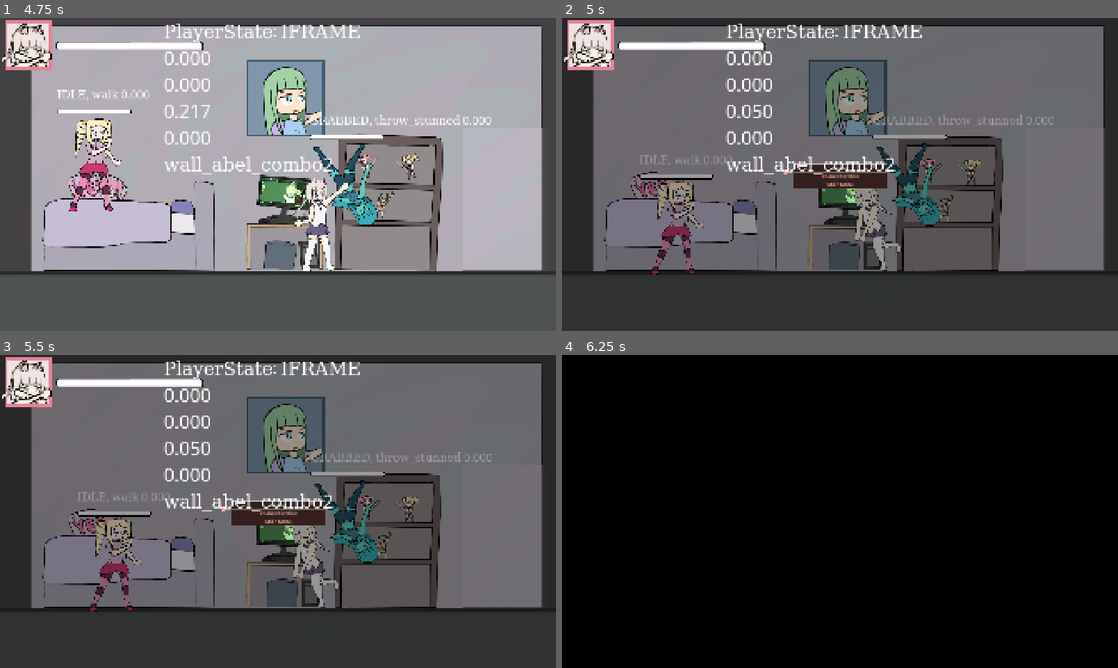
Above: before the commit, frames 1-4 (two rows, left to right).
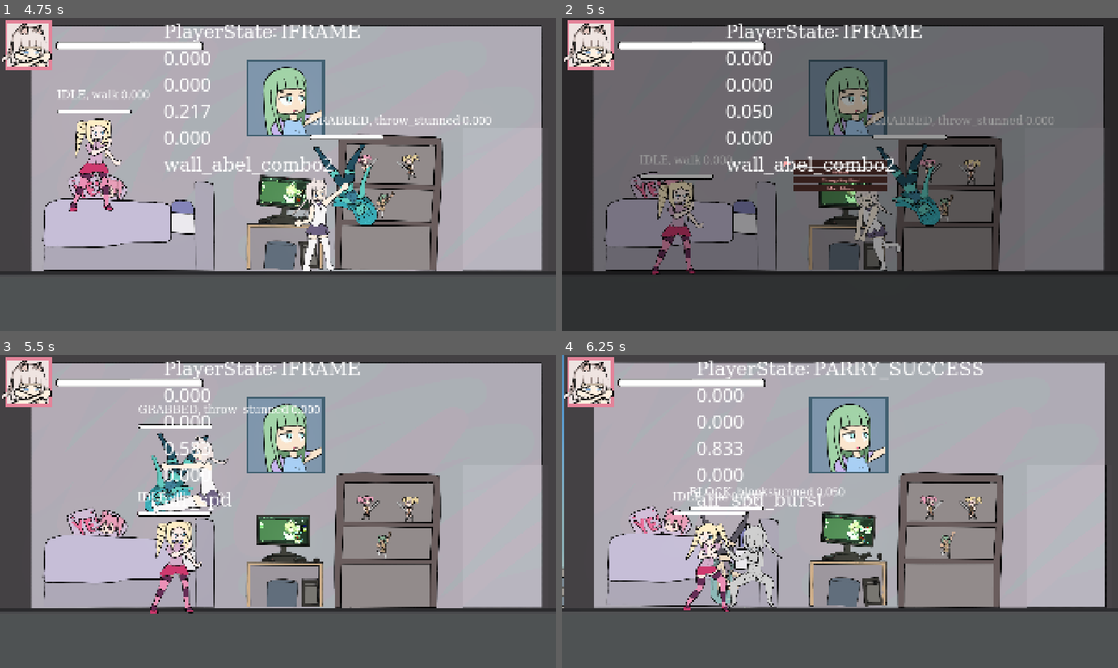
Above: after the commit, the same moments.

Repository: BeatMil/AnimuFight
Game: Godot game, scene res://scenes/main_menu.tscn
The game is run twice, just before and just after one commit, with the same random seed, the same clock (stepped at 60 frames per second) and the same inputs.
Inputs (mouse positions are in pixels of both pictures, inside the frame that each line leads up to):
- Up to frame 1 (4.75 s): click "Start" at 0.5 s; tap Enter (ui_accept) at 1.25, 1.52, 2.27, 3.77, 4.52 s; move the mouse to (400, 158) at 1.27 s; hold , (execute) 1.28-2.03 s; hold D (right) 1.28-2.78 s; click (400, 158) at 1.42 s; tap U (grab) at 1.55, 2.1, 3.05, 4.55 s; move the mouse to (166, 190) at 2.02 s; tap , (execute) at 2.3, 3.8 s; move the mouse to (333, 105) at 2.77 s; hold A (left) 2.78-3.53 s; hold Space (block) 2.78-3.53 s; move the mouse to (250, 237) at 3.52 s; hold D (right) from 3.53 s (still down); tap L (dodge) at 3.6 s; click (250, 237) at 3.67 s; move the mouse to (444, 221) at 4.27 s; hold , (execute) from 4.28 s (still down)
- Up to frame 2 (5 s): keep holding D (right); keep holding , (execute); tap Escape (pause) at 4.9 s
- Up to frame 3 (5.5 s): release D (right) at 5 s; release , (execute) at 5 s; click (278, 498) at 5 s, where only the run after the commit has a clickable "Resume"
- Up to frame 4 (6.25 s): click (840, 505) at 5.75 s, where only the run before the commit has a clickable "Restart"

Frame 1 is identical in both runs. In frame 2, 0.9% of the frame differs, in the area x 39-59%, y 45-56%; in frame 3, 94%; in frame 4, 99%, in the area x 0-100%, y 0-100%.

Commit message:
Add resume button

Diff:
--- a/nodes/ui/restart_menu.tscn
+++ b/nodes/ui/restart_menu.tscn
@@ -39,9 +39,13 @@
 grow_vertical = 2
 alignment = 1
 
+[node name="ResumeButton" parent="VBoxContainer" instance=ExtResource("2_241t5")]
+layout_mode = 2
+focus_neighbor_top = NodePath("../MainMenuButton")
+text = "Resume"
+
 [node name="RestartButton" parent="VBoxContainer" instance=ExtResource("2_241t5")]
 layout_mode = 2
-focus_neighbor_top = NodePath("../MainMenuButton")
 text = "Restart"
 
 [node name="KeyBindButton" parent="VBoxContainer" instance=ExtResource("2_241t5")]
@@ -62,6 +66,7 @@
 visible = false
 layout_mode = 1
 
+[connection signal="pressed" from="VBoxContainer/ResumeButton" to="." method="_on_resume_button_pressed"]
 [connection signal="pressed" from="VBoxContainer/RestartButton" to="." method="_on_restart_button_pressed"]
 [connection signal="pressed" from="VBoxContainer/KeyBindButton" to="." method="_on_key_bind_button_pressed"]
 [connection signal="pressed" from="VBoxContainer/MainMenuButton" to="." method="_on_main_menu_button_pressed"]
--- a/nodes/ui/training_menu.tscn
+++ b/nodes/ui/training_menu.tscn
@@ -41,9 +41,13 @@
 size_flags_horizontal = 3
 alignment = 1
 
+[node name="ResumeButton" parent="VBoxContainer/VBoxContainerL" instance=ExtResource("2_lieai")]
+layout_mode = 2
+focus_neighbor_top = NodePath("../MainMenuButton")
+text = "Resume"
+
 [node name="Enemy1Button" parent="VBoxContainer/VBoxContainerL" instance=ExtResource("2_lieai")]
 layout_mode = 2
-focus_neighbor_top = NodePath("../MainMenuButton")
 text = "Enemy1"
 
 [node name="Enemy2Button" parent="VBoxContainer/VBoxContainerL" instance=ExtResource("2_lieai")]
@@ -74,7 +78,7 @@
 
 [node name="MainMenuButton" parent="VBoxContainer/VBoxContainerL" instance=ExtResource("2_lieai")]
 layout_mode = 2
-focus_neighbor_bottom = NodePath("../Enemy1Button")
+focus_neighbor_bottom = NodePath("../ResumeButton")
 text = "Main Menu"
 
 [node name="KeyBindMenu" parent="." instance=ExtResource("3_x861g")]
@@ -85,6 +89,7 @@
 unique_name_in_owner = true
 position = Vector2(557, 452)
 
+[connection signal="pressed" from="VBoxContainer/VBoxContainerL/ResumeButton" to="." method="_on_resume_button_pressed"]
 [connection signal="pressed" from="VBoxContainer/VBoxContainerL/Enemy1Button" to="." method="_on_enemy_1_button_pressed"]
 [connection signal="pressed" from="VBoxContainer/VBoxContainerL/Enemy2Button" to="." method="_on_enemy_2_button_pressed"]
 [connection signal="pressed" from="VBoxContainer/VBoxContainerL/Enemy3Button" to="." method="_on_enemy_3_button_pressed"]
--- a/scripts/restart_menu.gd
+++ b/scripts/restart_menu.gd
@@ -1,6 +1,6 @@
 extends Control
 
-
+@onready var resume_button: Button = $VBoxContainer/ResumeButton
 @onready var restart_button: Button = $VBoxContainer/RestartButton
 @onready var key_bind_menu: Control = $KeyBindMenu
 @onready var v_box_container: VBoxContainer = $VBoxContainer
@@ -23,18 +23,19 @@
 	self.visible = !self.visible
 	get_tree().paused = !get_tree().paused
 	if get_tree().paused:
-		restart_button.grab_focus()
-		%MenuCursor.move_to(Vector2(778, 530))
+		resume_button.grab_focus()
+		%MenuCursor.move_to(Vector2(778, 500))
 		key_bind_menu.visible = false
 		v_box_container.visible = true
 
 
 ## used when player dies XD
 func open_menu() -> void:
-	self.visible = true
-	get_tree().paused = true
-	restart_button.grab_focus()
-	%MenuCursor.move_to(Vector2(778, 530))
+	_on_restart_button_pressed()
+	# self.visible = true
+	# get_tree().paused = true
+	# restart_button.grab_focus()
+	# %MenuCursor.move_to(Vector2(778, 530))
 
 
 func _on_restart_button_pressed() -> void:
@@ -59,3 +60,10 @@
 	restart_button.grab_focus()
 	%MenuCursor.move_to(Vector2(778, 530))
 	set_process_input(true)
+
+
+func _on_resume_button_pressed() -> void:
+	self.visible = false
+	get_tree().paused = false
+	key_bind_menu.visible = false
+	v_box_container.visible = false
--- a/scripts/training_menu.gd
+++ b/scripts/training_menu.gd
@@ -1,6 +1,6 @@
 extends Control
 
-
+@onready var resume_button: Button = $VBoxContainer/VBoxContainerL/ResumeButton
 @onready var enemy_1_button: Button = $VBoxContainer/VBoxContainerL/Enemy1Button
 @onready var death_zone_button: Button = $VBoxContainer/VBoxContainerL/DeathZoneButton
 @onready var key_bind_menu: Control = $KeyBindMenu
@@ -28,8 +28,8 @@
 		if get_tree().paused:
 			key_bind_menu.visible = false
 			v_box_container_l.visible = true
-			enemy_1_button.grab_focus()
-			%MenuCursor.move_to(Vector2(576, 472))
+			resume_button.grab_focus()
+			%MenuCursor.move_to(Vector2(575, 422))
 	elif event.is_action_pressed("ui_cancel"):
 		self.visible = false
 		get_tree().paused = false
@@ -78,3 +78,8 @@
 	key_bind_menu.visible = false
 	key_bind_button.grab_focus()
 	set_process_input(true)
+
+
+func _on_resume_button_pressed() -> void:
+	self.visible = false
+	get_tree().paused = false
